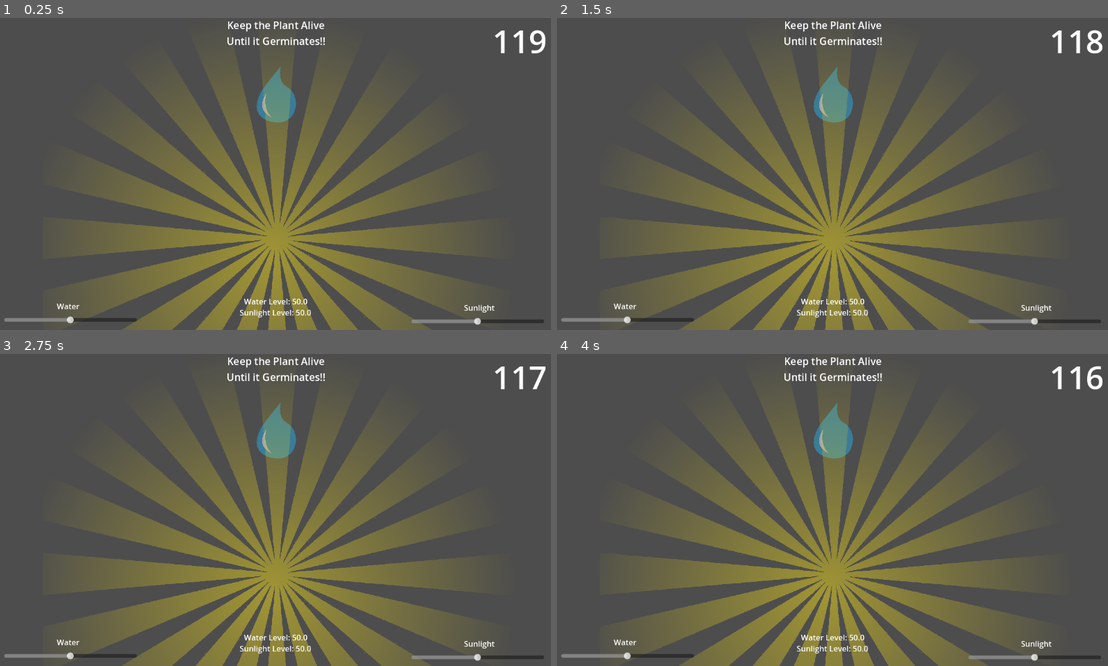
Above: before the commit, frames 1-4 (two rows, left to right).
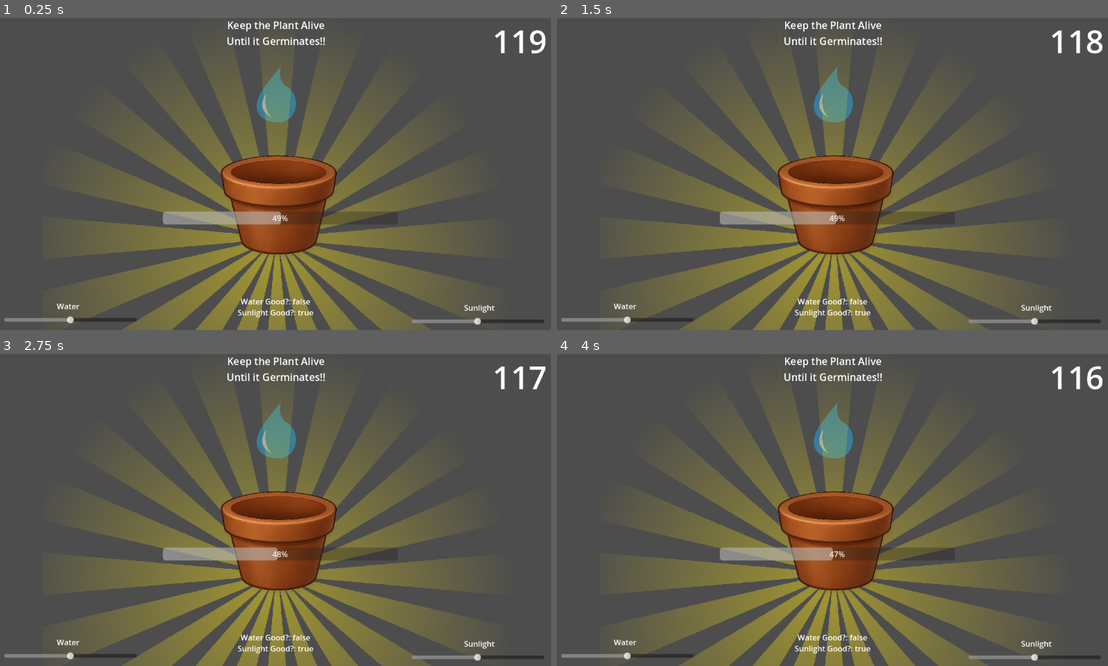
Above: after the commit, the same moments.

Repository: fubblea/seed
Game: Godot game, scene res://Scenes/plant_view.tscn
The game is run twice, just before and just after one commit, with the same random seed, the same clock (stepped at 60 frames per second) and the same inputs.
Inputs:
- Up to frame 1 (0.25 s): no input
- Up to frame 2 (1.5 s): tap Enter at 0.5 s; tap Space at 1.25 s
- Up to frame 3 (2.75 s): tap Enter at 2 s
- Up to frame 4 (4 s): tap Space at 2.75 s; tap Enter at 3.5 s

The runs differ from the first frame. In frame 1, 6.3% of the frame differs, in the area x 29-72%, y 43-96%; in frame 2, 6.3%; in frame 3, 6.3%; in frame 4, 6.3%.

Commit message:
Core game loop

Diff:
--- a/Common/GameState.gd
+++ b/Common/GameState.gd
@@ -3,31 +3,84 @@
 
 class_name GameState
 
-signal timer_value_changed(time_left: float)
 
-const GAME_TIME_LIMIT: float = 120.0
+const GAME_TIME_LIMIT: float = 120
+const NEW_IDEAL_TIME: float = 5
+const PLANT_GROWTH_RATE: float = 0.05
+const PLANT_DECAY_RATE: float = 0.01
 
 var water_level: float
 var sunlight_level: float
+var plant_growth: float = 50
+
+var ideal_water: Array[float]
+var ideal_sunlight: Array[float]
 
 @onready var water_spray: Node2D = $"../WaterSpray"
 @onready var sun_light: Node2D = $"../SunLight"
-@onready var main_ui: Node = $"../MainUI"
-@onready var timer = $"GameTimer"
+@onready var main_ui: CanvasLayer = $"../MainUI"
+@onready var game_timer = $"GameTimer"
+@onready var new_ideal_timer = $"NewIdealTimer"
+@onready var end_game_timer = $"EndGameTimer"
+@onready var plant = $"../Plant"
 
 func _ready() -> void:
-	timer.wait_time = GAME_TIME_LIMIT
-	timer.start()
+	ideal_water = get_ideal_range()
+	ideal_sunlight = get_ideal_range()
+
+	game_timer.wait_time = GAME_TIME_LIMIT
+	game_timer.one_shot = true
+	game_timer.start()
+
+	new_ideal_timer.wait_time = NEW_IDEAL_TIME
+	new_ideal_timer.one_shot = true
+	new_ideal_timer.start()
+
+	end_game_timer.wait_time = 3
+	end_game_timer.one_shot = true
 
 	update_opacity()
+	main_ui.update_help_text(
+		is_plant_healthy()[0],
+		is_plant_healthy()[1]
+	)
 
 func _process(_delta: float) -> void:
-	if timer.time_left <= 0:
+	if not game_timer:
+		return
+
+	if not end_game_timer or end_game_timer.time_left > 0:
+		return
+
+	if plant_growth > 100:
+		game_timer.stop()
+
+		main_ui.final_text.text = "WON!!!"
+		main_ui.final_text.visible = true
+
+		plant.animated_sprite.play("grown")
+		return
+
+	if game_timer.time_left <= 0:
 		# TODO: Handle game over logic here
 		print("Game Over! Time's up!")
-		get_tree().quit()
+
+		main_ui.final_text.text = "GAME OVER"
+		main_ui.final_text.visible = true
+
+		end_game_timer.start()
 	else:
-		emit_signal("timer_value_changed", timer.time_left)
+		var timer_label = main_ui.get_node("TimerText")
+		timer_label.text = str(int(game_timer.time_left))
+		calc_plant_state()
+		main_ui.update_help_text(
+			is_plant_healthy()[0],
+			is_plant_healthy()[1],
+		)
+		plant.update_plant_health(plant_growth)
+
+		if main_ui.plant_growth_bar:
+			main_ui.plant_growth_bar.value = plant_growth
 
 func _on_main_ui_slider_value_changed(water: float, sunlight: float) -> void:
 	water_level = water
@@ -37,3 +90,28 @@
 func update_opacity() -> void:
 	water_spray.modulate.a = clamp(water_level / 100, 0.0, 1.0)
 	sun_light.modulate.a = clamp(sunlight_level / 100, 0.0, 1.0)
+
+func get_ideal_range() -> Array[float]:
+	var min_val = randi_range(20, 100)
+	return [min_val, min_val + randi_range(0, 100 - min_val)]
+
+func is_plant_healthy() -> Array[bool]:
+	return [(water_level >= ideal_water[0] and water_level <= ideal_water[1]), (sunlight_level >= ideal_sunlight[0] and sunlight_level <= ideal_sunlight[1])]
+
+func calc_plant_state() -> void:
+	if not is_plant_healthy()[0] or not is_plant_healthy()[1]:
+		plant_growth -= PLANT_DECAY_RATE
+		if plant_growth < 0:
+			plant_growth = 0
+	else:
+		plant_growth += PLANT_GROWTH_RATE
+
+func _on_new_ideal_timer_timeout() -> void:
+	ideal_water = get_ideal_range()
+	ideal_sunlight = get_ideal_range()
+
+	new_ideal_timer.start()
+
+
+func _on_end_game_timer_timeout() -> void:
+	get_tree().reload_current_scene()
--- /dev/null
+++ b/Entities/Plant/plant.gd
@@ -0,0 +1,8 @@
+extends Node2D
+
+
+@onready var animated_sprite: AnimatedSprite2D = $"AnimatedSprite2D"
+
+func update_plant_health(health: float) -> void:
+	var red_intensity = clamp(1.0 - health, 0.0, 1.0)
+	animated_sprite.modulate = Color(1.0, 1.0 - red_intensity, 1.0 - red_intensity)
--- /dev/null
+++ b/Entities/Plant/plant.tscn
@@ -0,0 +1,32 @@
+[gd_scene load_steps=5 format=3 uid="uid://bnueq47us2u3j"]
+
+[ext_resource type="Texture2D" uid="uid://chnnv070bopdw" path="res://Entities/Plant/Assets/plant_grown.png" id="1_6aboo"]
+[ext_resource type="Script" uid="uid://b8mcvr2gavyjm" path="res://Entities/Plant/plant.gd" id="1_60u0c"]
+[ext_resource type="Texture2D" uid="uid://cygvdlxa8nqyf" path="res://Entities/Plant/Assets/plant_ungrown.png" id="2_60u0c"]
+
+[sub_resource type="SpriteFrames" id="SpriteFrames_jyypn"]
+animations = [{
+"frames": [{
+"duration": 1.0,
+"texture": ExtResource("1_6aboo")
+}],
+"loop": true,
+"name": &"grown",
+"speed": 5.0
+}, {
+"frames": [{
+"duration": 1.0,
+"texture": ExtResource("2_60u0c")
+}],
+"loop": true,
+"name": &"ungrown",
+"speed": 5.0
+}]
+
+[node name="Plant" type="Node2D"]
+script = ExtResource("1_60u0c")
+
+[node name="AnimatedSprite2D" type="AnimatedSprite2D" parent="."]
+sprite_frames = SubResource("SpriteFrames_jyypn")
+animation = &"ungrown"
+autoplay = "ungrown"
--- a/Scenes/plant_view.tscn
+++ b/Scenes/plant_view.tscn
@@ -1,26 +1,42 @@
-[gd_scene load_steps=5 format=3 uid="uid://c1vjk7avoyen2"]
+[gd_scene load_steps=6 format=3 uid="uid://c1vjk7avoyen2"]
 
 [ext_resource type="Script" uid="uid://dxsri6afl3qpk" path="res://Common/GameState.gd" id="1_6tkng"]
 [ext_resource type="PackedScene" uid="uid://dprjxafn4og3f" path="res://UI/main_ui.tscn" id="1_22j6o"]
 [ext_resource type="PackedScene" uid="uid://bq6scmmibawyy" path="res://Entities/WaterSpray/water_spray.tscn" id="2_6s7na"]
+[ext_resource type="PackedScene" uid="uid://bnueq47us2u3j" path="res://Entities/Plant/plant.tscn" id="5_jcng7"]
 [ext_resource type="PackedScene" uid="uid://cj5vni108t1e2" path="res://Entities/SunLight/sun_light.tscn" id="5_vy3jo"]
 
-[node name="Node2D" type="Node2D"]
+[node name="PlantView" type="Node2D"]
 
 [node name="GameState" type="Node" parent="."]
 script = ExtResource("1_6tkng")
 metadata/_custom_type_script = "uid://dxsri6afl3qpk"
 
 [node name="GameTimer" type="Timer" parent="GameState"]
+wait_time = 3.0
+one_shot = true
+
+[node name="NewIdealTimer" type="Timer" parent="GameState"]
+wait_time = 5.0
+one_shot = true
+
+[node name="EndGameTimer" type="Timer" parent="GameState"]
 
 [node name="MainUI" parent="." instance=ExtResource("1_22j6o")]
 
 [node name="WaterSpray" parent="." instance=ExtResource("2_6s7na")]
+modulate = Color(1, 1, 1, 0)
 position = Vector2(577, 159)
 scale = Vector2(0.535744, 0.535744)
 
 [node name="SunLight" parent="." instance=ExtResource("5_vy3jo")]
+modulate = Color(1, 1, 1, 0)
 position = Vector2(582, 462)
 
-[connection signal="timer_value_changed" from="GameState" to="MainUI" method="_on_game_state_timer_value_changed"]
+[node name="Plant" parent="." instance=ExtResource("5_jcng7")]
+position = Vector2(580, 346)
+scale = Vector2(0.463082, 0.463082)
+
+[connection signal="timeout" from="GameState/NewIdealTimer" to="GameState" method="_on_new_ideal_timer_timeout"]
+[connection signal="timeout" from="GameState/EndGameTimer" to="GameState" method="_on_end_game_timer_timeout"]
 [connection signal="slider_value_changed" from="MainUI" to="GameState" method="_on_main_ui_slider_value_changed"]
--- a/UI/main_ui.gd
+++ b/UI/main_ui.gd
@@ -10,30 +10,31 @@
 
 @onready var help_text: RichTextLabel = $HelpText
 @onready var timer_text: Label = $"TimerText"
+@onready var final_text: Label = $"FinalText"
+
+@onready var plant_growth_bar: ProgressBar = $"PlantGrowth"
 
 func _ready() -> void:
 	water_slider.value = water_level
 	sunlight_slider.value = sunlight_level
 
-	_update_help_text(water_level, sunlight_level)
+	final_text.visible = false
+
 	emit_signal("slider_value_changed", water_level, sunlight_level)
 
-func _update_help_text(water: float, sunlight: float) -> void:
-	help_text.text = "Water Level: %s\nSunlight Level: %s" % [
+func update_help_text(water: bool, sunlight: bool) -> void:
+	if not help_text:
+		return
+
+	help_text.text = "Water Good?: %s\nSunlight Good?: %s" % [
 		str(water),
 		str(sunlight)
 	]
 
 func _on_water_slider_value_changed(value: float) -> void:
 	water_level = value
-	_update_help_text(water_level, sunlight_level)
 	emit_signal("slider_value_changed", water_level, sunlight_level)
 
 func _on_sunlight_slider_value_changed(value: float) -> void:
 	sunlight_level = value
-	_update_help_text(water_level, sunlight_level)
 	emit_signal("slider_value_changed", water_level, sunlight_level)
-
-
-func _on_game_state_timer_value_changed(time_left: float) -> void:
-	timer_text.text = str(int(time_left))
--- a/UI/main_ui.tscn
+++ b/UI/main_ui.tscn
@@ -108,5 +108,31 @@
 theme_override_font_sizes/font_size = 66
 text = "Hi"
 
+[node name="FinalText" type="Label" parent="."]
+offset_left = 7.0
+offset_top = 9.0
+offset_right = 844.0
+offset_bottom = 209.0
+scale = Vector2(0.537502, 0.523143)
+theme_override_colors/font_color = Color(1, 0, 0, 1)
+theme_override_font_sizes/font_size = 146
+text = "GAME OVER"
+horizontal_alignment = 1
+vertical_alignment = 1
+
+[node name="PlantGrowth" type="ProgressBar" parent="."]
+anchors_preset = 7
+anchor_left = 0.5
+anchor_top = 1.0
+anchor_right = 0.5
+anchor_bottom = 1.0
+offset_left = -234.0
+offset_top = -246.0
+offset_right = 253.0
+offset_bottom = -219.0
+grow_horizontal = 2
+grow_vertical = 0
+step = 0.1
+
 [connection signal="value_changed" from="Sunlight/SunlightSlider" to="." method="_on_sunlight_slider_value_changed"]
 [connection signal="value_changed" from="Water/WaterSlider" to="." method="_on_water_slider_value_changed"]
Binary file added: Entities/Plant/Assets/plant_grown.png
Not shown, added: Entities/Plant/Assets/plant_grown.png.import
Binary file added: Entities/Plant/Assets/plant_ungrown.png
Not shown, added: Entities/Plant/Assets/plant_ungrown.png.import
Not shown, added: Entities/Plant/plant.gd.uid
